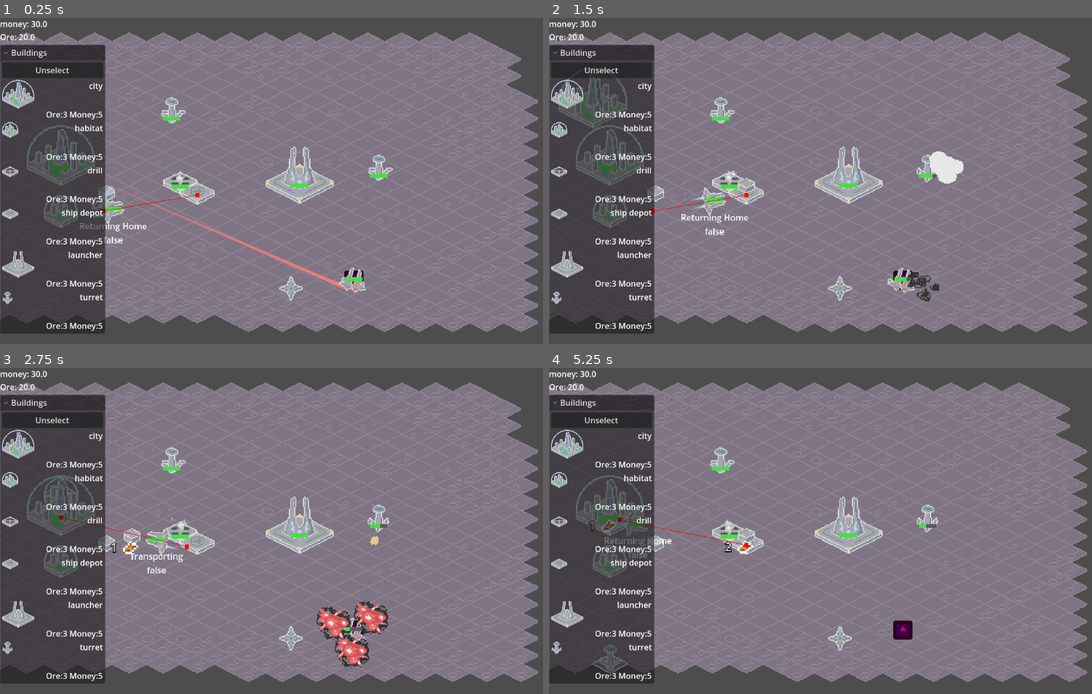
Above: before the commit, frames 1-4 (two rows, left to right).
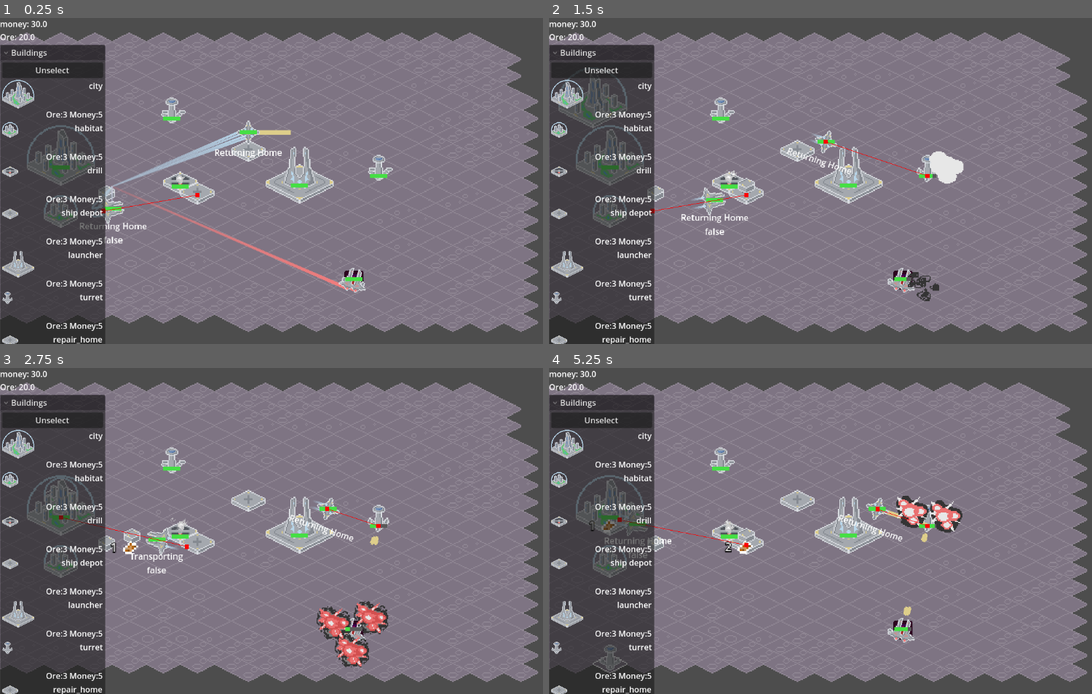
Above: after the commit, the same moments.

Repository: kevinn-t/cmpm-170-tower-defense
Game: Godot game, scene res://main scene.tscn
Two runs of this game, one before a commit and one after it. Both use one fixed random seed, a clock stepped at 60 frames per second and the inputs below. The engine's default icon, where the game draws it, is replaced by a stand-in: a white triangle on a blue panel in a dark square.
Inputs:
- Up to frame 1 (0.25 s): no input
- Up to frame 2 (1.5 s): click "Unselect" at 0.5 s; click "city" at 1.25 s
- Up to frame 3 (2.75 s): click "habitat" at 2 s
- Up to frame 4 (5.25 s): click "drill" at 2.75 s; click "ship depot" at 3.5 s; click "launcher" at 4.25 s; click "turret" at 5 s

The runs differ from the first frame. In frame 1, 1.7% of the frame differs, in the area x 0-56%, y 31-100%; in frame 2, 1.2%; in frame 3, 1.2%; in frame 4, 2.3%, in the area x 0-77%, y 37-100%.

Commit message:
work on repair ship

Diff:
--- a/Data/info.json
+++ b/Data/info.json
@@ -63,7 +63,17 @@
 	  "size":1,
 	  "sprite":"res://Prefabs/Previews/turret.tscn",
 	  "prefab":"res://Prefabs/turret.tscn"
-	}
+	},
+	"repair_home":{
+		"name":"repair_home",
+		"cost":{
+	  "ore":15,
+	  "money":10
+		},
+	  "size":1,
+	  "sprite":"res://Prefabs/Previews/repair_home_sprite.tscn",
+		"prefab":"res://Prefabs/repair_home.tscn"
+  	}
   },
   "units":{
 	"transport":{
--- /dev/null
+++ b/Prefabs/Previews/repair_home_sprite.tscn
@@ -0,0 +1,10 @@
+[gd_scene load_steps=3 format=3 uid="uid://cgp3s201fsakw"]
+
+[ext_resource type="Texture2D" uid="uid://ngf8x83gaik2" path="res://Art/ship_homes-Sheet.png" id="1_m7sqf"]
+
+[sub_resource type="AtlasTexture" id="AtlasTexture_4wqui"]
+atlas = ExtResource("1_m7sqf")
+region = Rect2(64, 0, 32, 32)
+
+[node name="Sprite2D" type="Sprite2D"]
+texture = SubResource("AtlasTexture_4wqui")
--- a/Prefabs/Previews/ship_depot_sprite.tscn
+++ b/Prefabs/Previews/ship_depot_sprite.tscn
@@ -4,7 +4,7 @@
 
 [sub_resource type="AtlasTexture" id="AtlasTexture_4wqui"]
 atlas = ExtResource("1_u7sgk")
-region = Rect2(32, 0, 32, 32)
+region = Rect2(64, 0, 32, 32)
 
 [node name="Sprite2D" type="Sprite2D"]
 texture = SubResource("AtlasTexture_4wqui")
--- a/Prefabs/drill.tscn
+++ b/Prefabs/drill.tscn
@@ -25,9 +25,7 @@
 texture = SubResource("AtlasTexture_xoi8s")
 
 [node name="Dummy" type="CollisionPolygon2D" parent="."]
-visible = false
 polygon = PackedVector2Array(16, 0, 0, -8, -16, 0, 0, 8)
-disabled = true
 
 [node name="Timer" type="Timer" parent="."]
 autostart = true
--- /dev/null
+++ b/Prefabs/repair_home.tscn
@@ -0,0 +1,29 @@
+[gd_scene load_steps=4 format=3 uid="uid://pf6bulsx2yxi"]
+
+[ext_resource type="Script" uid="uid://dgqfrulmtjesh" path="res://Scripts/repair_home.gd" id="1_424lv"]
+[ext_resource type="PackedScene" uid="uid://cgp3s201fsakw" path="res://Prefabs/Previews/repair_home_sprite.tscn" id="2_424lv"]
+
+[sub_resource type="CircleShape2D" id="CircleShape2D_424lv"]
+radius = 207.03865
+
+[node name="Repair Home" type="StaticBody2D" groups=["ship_depot"]]
+y_sort_enabled = true
+script = ExtResource("1_424lv")
+
+[node name="Sprite2D" parent="." instance=ExtResource("2_424lv")]
+
+[node name="Dummy" type="CollisionPolygon2D" parent="."]
+polygon = PackedVector2Array(16, 0, 0, -8, -16, 0, 0, 8)
+
+[node name="Timer" type="Timer" parent="."]
+autostart = true
+
+[node name="Route" type="Line2D" parent="."]
+
+[node name="RepairDispatch" type="Area2D" parent="."]
+
+[node name="CollisionShape2D" type="CollisionShape2D" parent="RepairDispatch"]
+shape = SubResource("CircleShape2D_424lv")
+debug_color = Color(0.3598501, 0.6051165, 0.36320847, 0.41960785)
+
+[connection signal="timeout" from="Timer" to="." method="_on_timer_timeout"]
--- /dev/null
+++ b/Prefabs/repair_ship.tscn
@@ -0,0 +1,101 @@
+[gd_scene load_steps=7 format=3 uid="uid://bcc2hse3nq2h5"]
+
+[ext_resource type="Script" uid="uid://1iii38tge1yt" path="res://Scripts/repair_ship.gd" id="1_opdoe"]
+[ext_resource type="Texture2D" uid="uid://dr2ko05fgqpsa" path="res://Art/repair_ship.png" id="2_opdoe"]
+[ext_resource type="Script" uid="uid://g2h5vmi5xsd2" path="res://Scripts/trail2D.gd" id="3_p8w87"]
+
+[sub_resource type="Gradient" id="Gradient_ba1si"]
+colors = PackedColorArray(0.72156864, 0.8392157, 0.91764706, 1, 0.72156864, 0.8392157, 0.91764706, 0)
+
+[sub_resource type="Gradient" id="Gradient_cm1ru"]
+colors = PackedColorArray(0.72156864, 0.8392157, 0.91764706, 1, 0.72156864, 0.8392157, 0.91764706, 0)
+
+[sub_resource type="CircleShape2D" id="CircleShape2D_88h6h"]
+radius = 11.0
+
+[node name="RepairShip" type="CharacterBody2D"]
+z_index = 1
+y_sort_enabled = true
+collision_layer = 2
+collision_mask = 2
+motion_mode = 1
+script = ExtResource("1_opdoe")
+
+[node name="Sprite2D" type="Sprite2D" parent="."]
+z_index = 1
+rotation = 1.5707964
+texture = ExtResource("2_opdoe")
+
+[node name="Line2D" type="Line2D" parent="Sprite2D"]
+position = Vector2(3, 2.9999998)
+rotation = -1.5707964
+points = PackedVector2Array(0, 0, -23, 0)
+width = 2.0
+default_color = Color(0.72156864, 0.8392157, 0.91764706, 1)
+gradient = SubResource("Gradient_ba1si")
+script = ExtResource("3_p8w87")
+length = 20.0
+
+[node name="Line2D2" type="Line2D" parent="Sprite2D"]
+position = Vector2(-2.9999998, 3)
+rotation = -1.5707964
+points = PackedVector2Array(0, 0, -23, 0)
+width = 2.0
+default_color = Color(0.72156864, 0.8392157, 0.91764706, 1)
+gradient = SubResource("Gradient_cm1ru")
+script = ExtResource("3_p8w87")
+length = 20.0
+
+[node name="Line2D3" type="Line2D" parent="Sprite2D"]
+position = Vector2(2.9999998, -4)
+rotation = -1.5707964
+points = PackedVector2Array(0, 0, -23, 0)
+width = 2.0
+default_color = Color(0.72156864, 0.8392157, 0.91764706, 1)
+gradient = SubResource("Gradient_ba1si")
+script = ExtResource("3_p8w87")
+length = 20.0
+
+[node name="Line2D4" type="Line2D" parent="Sprite2D"]
+position = Vector2(-3, -4)
+rotation = -1.5707964
+points = PackedVector2Array(0, 0, -23, 0)
+width = 2.0
+default_color = Color(0.72156864, 0.8392157, 0.91764706, 1)
+gradient = SubResource("Gradient_cm1ru")
+script = ExtResource("3_p8w87")
+length = 20.0
+
+[node name="CollisionShape2D" type="CollisionShape2D" parent="."]
+shape = SubResource("CircleShape2D_88h6h")
+
+[node name="NavigationAgent2D" type="NavigationAgent2D" parent="."]
+target_desired_distance = 50.0
+avoidance_enabled = true
+max_speed = 40.0
+debug_enabled = true
+debug_path_custom_color = Color(1, 0.25490198, 1, 1)
+
+[node name="NavigationObstacle2D" type="NavigationObstacle2D" parent="."]
+radius = 12.0
+
+[node name="Status" type="Label" parent="."]
+anchors_preset = 5
+anchor_left = 0.5
+anchor_right = 0.5
+offset_left = -31.75
+offset_top = 13.205
+offset_right = 95.25
+offset_bottom = 36.20501
+grow_horizontal = 2
+scale = Vector2(0.5, 0.5)
+text = "Returning Home"
+horizontal_alignment = 1
+
+[node name="RepairBeam" type="Line2D" parent="."]
+points = PackedVector2Array(0, 0, 40, 0)
+width = 4.0
+default_color = Color(0.87058824, 0.80784315, 0.5411765, 1)
+
+[connection signal="navigation_finished" from="NavigationAgent2D" to="." method="_on_navigation_agent_2d_navigation_finished"]
+[connection signal="velocity_computed" from="NavigationAgent2D" to="." method="_on_navigation_agent_2d_velocity_computed"]
--- a/Scripts/building.gd
+++ b/Scripts/building.gd
@@ -29,7 +29,7 @@
 
 @export var team : int = 0
 @export var max_integrity : int = 100
-@export var integrity : int = 100 # hit points
+@export var integrity : float = 100 # hit points
 
 signal onHit()
 signal onDestroyed()
--- a/Scripts/enemy_spawner.gd
+++ b/Scripts/enemy_spawner.gd
@@ -5,7 +5,7 @@
 
 func _ready() -> void:
 	spawn_enemy()
-	$Timer.stop() # temporary just spawn 1 and stop
+	#$Timer.stop() # temporary just spawn 1 and stop
 
 func _on_timer_timeout() -> void:
 	spawn_enemy()
--- /dev/null
+++ b/Scripts/repair_home.gd
@@ -0,0 +1,25 @@
+extends Building
+
+const SHIP = preload("res://Prefabs/repair_ship.tscn")
+
+@export var my_ship : RepairShip
+
+func _ready() -> void:
+	onBuilt.connect(on_built)
+
+func on_built():
+	my_ship = SHIP.instantiate()
+	$"../../Units".add_child(my_ship)
+	my_ship.global_position = global_position
+	my_ship.home = self
+
+func _process(_delta: float) -> void:
+	if my_ship != null:
+		my_ship.target = findTarget()
+
+func findTarget():
+	for b in $RepairDispatch.get_overlapping_bodies():
+		if b is Building:
+			if b.integrity < b.max_integrity:
+				return b
+	return null
--- /dev/null
+++ b/Scripts/repair_ship.gd
@@ -0,0 +1,77 @@
+class_name RepairShip
+extends Unit
+
+@onready var target : Building = null
+# integrity (in unit) is hp
+@export var healingEffect = 100
+# set speed in nav agent
+
+
+func _ready() -> void:
+	super()
+
+func _process(_delta: float) -> void:
+	#eval_state()
+	pass
+
+func eval_state(delta):
+	if target != null && not is_instance_valid(target):
+		target = null
+
+	if target != null && nav.is_navigation_finished():
+		current_state = State.REPAIRING
+	elif target != null:
+		current_state = State.SEEKING
+	elif target == null && not nav.is_navigation_finished():
+		current_state = State.RETURNING
+	else:
+		current_state = State.IDLE
+
+	repair_beam(current_state == State.REPAIRING, delta)
+
+func repair_beam(on:bool, delta:float):
+	$RepairBeam.visible = on
+	if on && target != null:
+		$RepairBeam.points = [Vector2.ZERO, to_local(target.global_position)]
+
+		# actually do the repair
+		target.integrity += healingEffect * delta
+		target.integrity = clamp(target.integrity, 0, target.max_integrity)
+
+enum State { IDLE, SEEKING, RETURNING, REPAIRING }
+var current_state: State = State.IDLE
+
+func _physics_process(delta: float) -> void:
+	super(delta)
+	if target != null:
+		nav.target_position = target.global_position
+	elif home != null:
+		nav.target_position = home.global_position
+	else:
+		return
+
+	eval_state(delta)
+	if not nav.is_navigation_finished():
+		var direction: Vector2 = global_position.direction_to(nav.get_next_path_position())
+		velocity = direction
+	else:
+		velocity = Vector2.ZERO
+
+	nav.set_velocity(velocity * nav.max_speed)
+
+	match  current_state:
+		State.IDLE:
+			pass
+		State.SEEKING:
+			rotation = atan2(velocity.y, velocity.x)
+		State.RETURNING:
+			rotation = atan2(velocity.y, velocity.x)
+		State.REPAIRING:
+			var dir = (target.global_position - global_position).normalized()
+			rotation = atan2(dir.y, dir.x)
+
+
+func _on_navigation_agent_2d_velocity_computed(safe_velocity: Vector2) -> void:
+	velocity = safe_velocity
+	#print("Safe velocity " + str(safe_velocity))
+	move_and_slide()
--- a/Scripts/ship_depot.gd
+++ b/Scripts/ship_depot.gd
@@ -18,6 +18,7 @@
 	var inst : TransportShip = SHIP.instantiate()
 	$"../../Units".add_child(inst)
 	inst.global_position = global_position
+	inst.home = self
 
 func _on_timer_timeout() -> void:
 	if (workers <= 0):
--- a/Scripts/transport_ship.gd
+++ b/Scripts/transport_ship.gd
@@ -56,7 +56,7 @@
 		velocity = direction
 	else:
 		velocity = Vector2.ZERO
-	print("vel " + str(velocity))
+	#print("vel " + str(velocity))
 	nav.set_velocity(velocity * nav.max_speed)
 	rotation = atan2(velocity.y, velocity.x)
 
@@ -78,6 +78,6 @@
 
 func _on_navigation_agent_2d_velocity_computed(safe_velocity: Vector2) -> void:
 	velocity = safe_velocity
-	print("Safe velocity " + str(safe_velocity))
+	#print("Safe velocity " + str(safe_velocity))
 	move_and_slide()
 	pass
--- a/Scripts/unit.gd
+++ b/Scripts/unit.gd
@@ -6,7 +6,7 @@
 @onready var nav: NavigationAgent2D = $NavigationAgent2D
 # set move speed on the nav agent
 
-@export var home : TransportShipDepot
+@export var home : Building
 
 @export var my_container : MatContainer
 func load_container(container : MatContainer):
--- a/main scene.tscn
+++ b/main scene.tscn
@@ -9,13 +9,14 @@
 [ext_resource type="Texture2D" uid="uid://disxuxh3oxbgs" path="res://Art/baseTile.png" id="6_sgb2t"]
 [ext_resource type="Texture2D" uid="uid://c5sbsmeihnnk" path="res://Art/atlas.png" id="7_aqyhw"]
 [ext_resource type="Script" uid="uid://l6kpnfpk0r4" path="res://Scripts/game_manager.gd" id="8_18xev"]
-[ext_resource type="Texture2D" uid="uid://dr2ko05fgqpsa" path="res://Art/repair_ship.png" id="9_7bxi3"]
 [ext_resource type="PackedScene" uid="uid://cbsn06bvv4s7i" path="res://Prefabs/habitat.tscn" id="9_c1o4b"]
 [ext_resource type="PackedScene" uid="uid://d2dghsgfkop01" path="res://Prefabs/container.tscn" id="10_neqfu"]
 [ext_resource type="Script" uid="uid://cy6epkvluaqq0" path="res://Scripts/cursor.gd" id="11_4rud1"]
 [ext_resource type="PackedScene" uid="uid://bgahk4752h6c2" path="res://Prefabs/turret.tscn" id="14_52ei1"]
 [ext_resource type="Script" uid="uid://b84naho2s6x0q" path="res://Scripts/builder.gd" id="14_aovjg"]
+[ext_resource type="PackedScene" uid="uid://pf6bulsx2yxi" path="res://Prefabs/repair_home.tscn" id="15_7bxi3"]
 [ext_resource type="Script" uid="uid://dcfh5kofkok3d" path="res://Scripts/enemy_spawner.gd" id="15_v7vy4"]
+[ext_resource type="PackedScene" uid="uid://bcc2hse3nq2h5" path="res://Prefabs/repair_ship.tscn" id="16_lslek"]
 [ext_resource type="Texture2D" uid="uid://bepxf3r4002oq" path="res://icon.svg" id="16_v7vy4"]
 
 [sub_resource type="NavigationPolygon" id="NavigationPolygon_neqfu"]
@@ -108,9 +109,8 @@
 position = Vector2(-5, 8.660254)
 rotation = 0.5235988
 
-[node name="RepairShip" type="Sprite2D" parent="Units"]
-position = Vector2(168, 96)
-texture = ExtResource("9_7bxi3")
+[node name="RepairShip" parent="Units" instance=ExtResource("16_lslek")]
+position = Vector2(128, -51)
 
 [node name="Buildings" type="Node2D" parent="."]
 
@@ -140,6 +140,10 @@
 
 [node name="Turret2" parent="Buildings" instance=ExtResource("14_52ei1")]
 position = Vector2(250, -10)
+
+[node name="Repair Home" parent="Buildings" node_paths=PackedStringArray("my_ship") instance=ExtResource("15_7bxi3")]
+position = Vector2(128, -32)
+my_ship = NodePath("../../Units/RepairShip")
 
 [node name="UI" type="CanvasLayer" parent="."]
 
Not shown, added: Scripts/repair_home.gd.uid
Not shown, added: Scripts/repair_ship.gd.uid
Not shown: 1 places in main scene.tscn that only renumber resources
